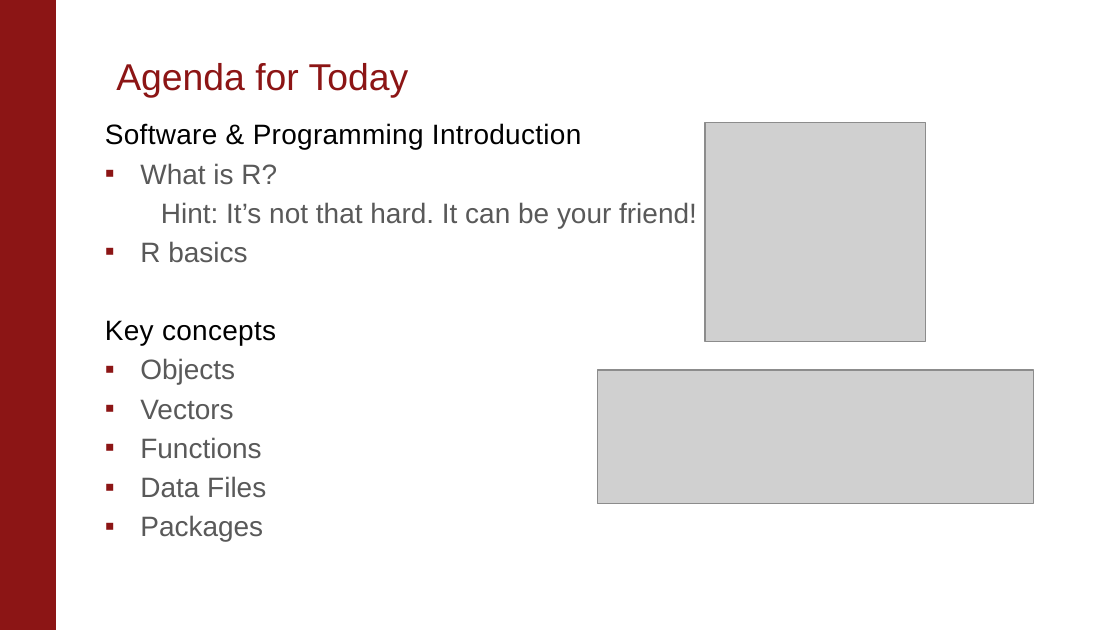
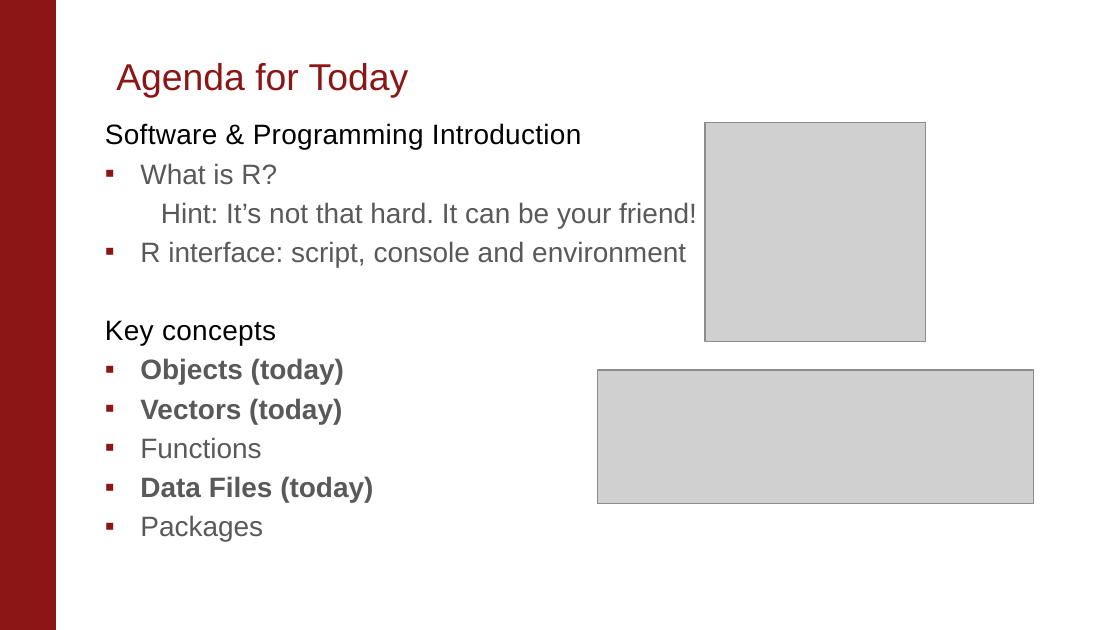
Before and after one commit to kaipingchen/com106-206-TA, a slide deck: slide 2 of KaipingAdina's Section Material/Intro Section/IntroSection.pptx. Drawn at 1120x630 pixels with LibreOffice and Linux fonts; fonts in the diff are those of the drawing; grey boxes stand for pictures; background and template pictures are left out. Boxes give left, top, right and bottom in pixels: in the first picture for what was removed or moved away, otherwise in the second. Text is boxed around its words. In the diff, an @@ line names an element or a change of style, - is before the commit and + after.

Commit message:
update the R script and PPT!
Dear Adina, I included the exercises in the PPT and delete some
contents. I also updated the R script! Please edit! Thanks!

```diff
--- a/KaipingAdina's Section Material/Intro Section/IntroSection.pptx
+++ b/KaipingAdina's Section Material/Intro Section/IntroSection.pptx
@@ text at (140, 241, 686, 267): text changed @@
-  ▪ R basics
+  ▪ R interface: script, console and environment
@@ text at (140, 358, 344, 424): text changed; bold on @@
-  ▪ Objects
-  ▪ Vectors
+  ▪ Objects (today)
+  ▪ Vectors (today)
@@ text at (140, 476, 373, 502): text changed; bold on @@
-  ▪ Data Files
+  ▪ Data Files (today)
```
Also in this commit, not shown: 3 other slides changed, 6 slides added, 2 other files.
